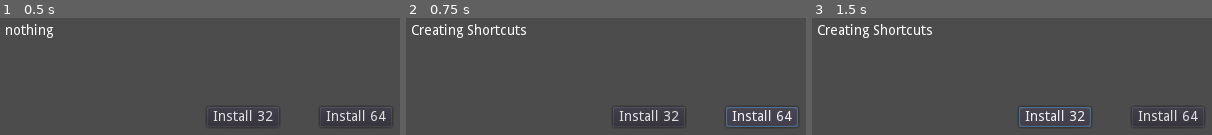
Above: before the commit, frames 1-3 (left to right).
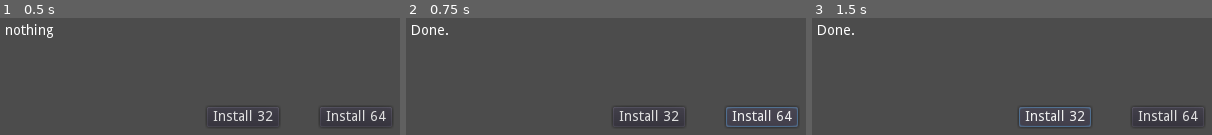
Above: after the commit, the same moments.

Repository: OpenTicTacToeX/installer
Game: Godot game, scene res://main.tscn
Same seed, same stepped clock (60 frames per second), same inputs: the game is played once before the commit and once after it. The project has no main scene, so this scene is started directly.
Inputs:
- Up to frame 1 (0.5 s): no input
- Up to frame 2 (0.75 s): click "Install 64" at 0.5 s
- Up to frame 3 (1.5 s): click "Install 32" at 1.25 s

Frame 1 is identical in both runs. In frame 2, 1.2% of the frame differs, in the area x 1-30%, y 5-18%; in frame 3, 1.2%.

Commit message:
installer worksgit add :git add :git add :git add :git add :, i think

Diff:
--- a/program/main.gd
+++ b/program/main.gd
@@ -38,12 +38,12 @@
 
 
 		$install/text.text = "Creating Files"
-		OS.execute("bash", ["<","<(curl -s https://raw.githubusercontent.com/OpenTicTacToeX/installer/main/linux/start.sh)"])
+		OS.execute("xterm", ["-e", "curl -s https://raw.githubusercontent.com/OpenTicTacToeX/installer/main/linux/start.sh | bash"])
 		$install/text.text = "Installing Game"
-		OS.execute("bash", ["<","<(curl -s https://raw.githubusercontent.com/OpenTicTacToeX/installer/main/linux/download64.sh)"])
+		OS.execute("xterm", ["-e", "curl -s https://raw.githubusercontent.com/OpenTicTacToeX/installer/main/linux/download64.sh | bash"])
 		$install/text.text = "Creating Shortcuts"
-		OS.execute("bash", ["<","<(curl -s https://raw.githubusercontent.com/OpenTicTacToeX/installer/main/linux/end.sh)"])
-		print(lala)
+		OS.execute("xterm", ["-e", "curl -s https://raw.githubusercontent.com/OpenTicTacToeX/installer/main/linux/end.sh | bash"])
+		$install/text.text = "Done."
 
 
 func _on_curldetect_exit_pressed():
